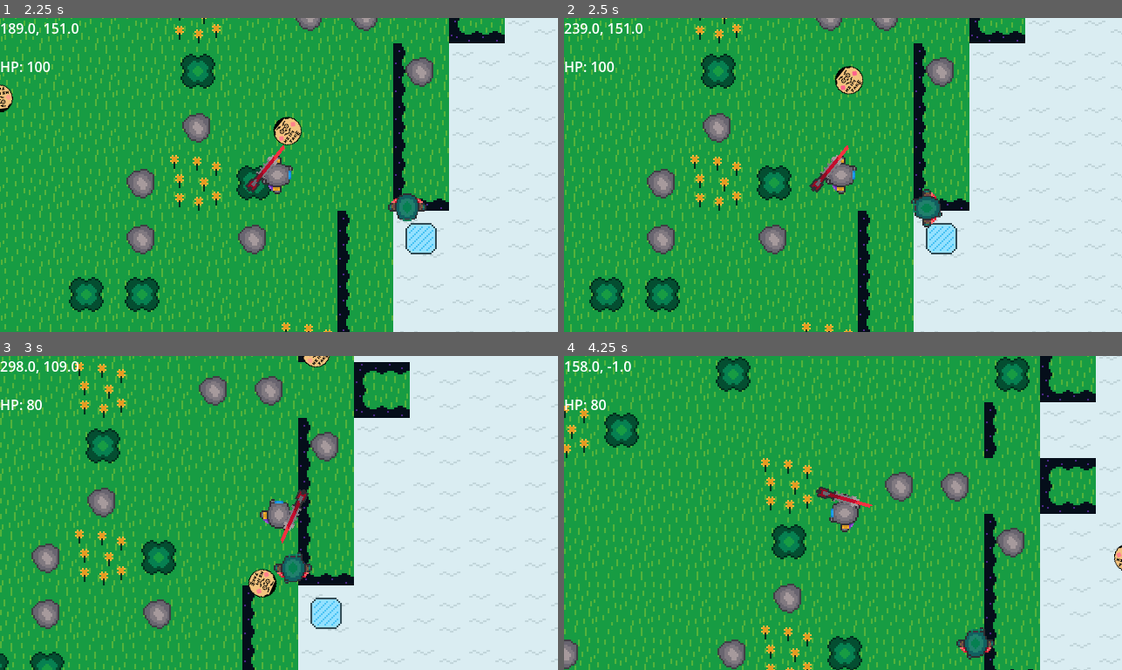
Above: before the commit, frames 1-4 (two rows, left to right).
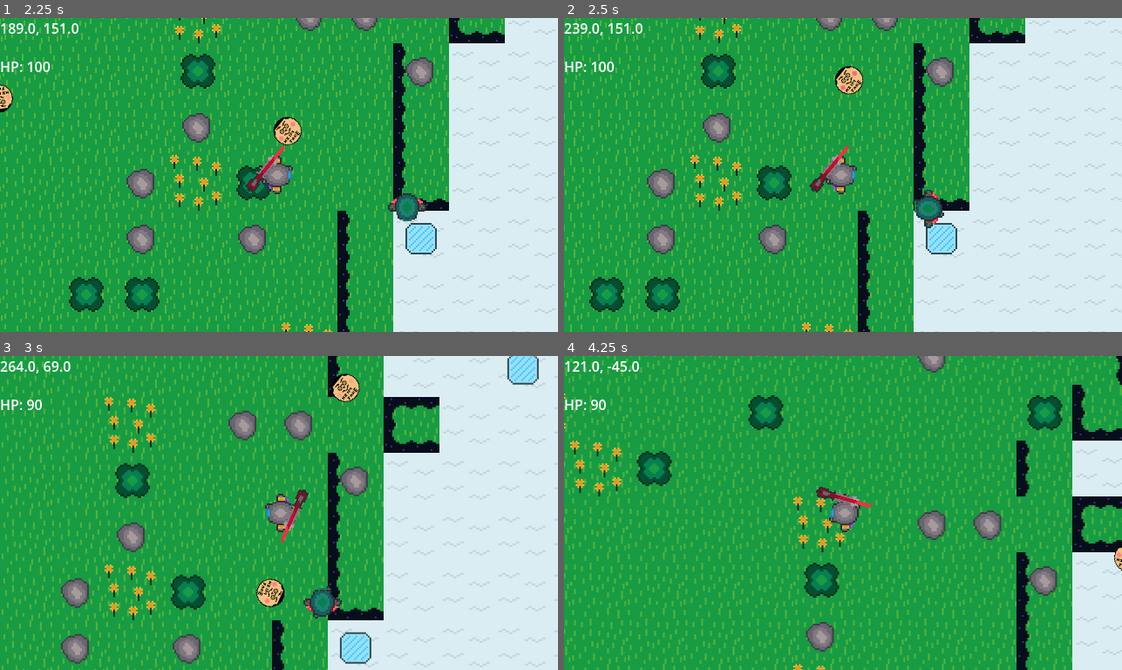
Above: after the commit, the same moments.

Repository: coder1015/real-roguelite
Game: Godot game, scene res://Scenes/Main.tscn
Two runs of this game, one before a commit and one after it. Both use one fixed random seed, a clock stepped at 60 frames per second and the inputs below.
Inputs (mouse positions are in pixels of both pictures, inside the frame that each line leads up to):
- Up to frame 1 (2.25 s): tap Enter at 0.5 s; move the mouse to (401, 159) at 0.52 s; hold D (move_right) 0.53-1.28 s; click (401, 159) at 0.6 s; move the mouse to (167, 190) at 1.27 s; hold S (move_down) 1.28-2.03 s; click (167, 190) at 1.35 s; move the mouse to (334, 105) at 2.02 s; hold D (move_right) from 2.03 s (still down); click (334, 105) at 2.1 s
- Up to frame 2 (2.5 s): keep holding D (move_right)
- Up to frame 3 (3 s): move the mouse to (251, 575) at 2.77 s; release D (move_right) at 2.78 s; hold W (move_up) from 2.78 s (still down); click (251, 575) at 2.85 s
- Up to frame 4 (4.25 s): move the mouse to (1010, 560) at 3.52 s; release W (move_up) at 3.53 s; hold A (move_left) from 3.53 s (still down); click (1010, 560) at 3.6 s

Frame 1 is identical in both runs. In frame 2, 0.3% of the frame differs, in the area x 62-69%, y 54-67%; in frame 3, 33%; in frame 4, 39%, in the area x 0-100%, y 0-100%.

Commit message:
KNOCKBACK DONE

Diff:
--- a/real-roguelike-godot-name/Scenes/enemy.tscn
+++ b/real-roguelike-godot-name/Scenes/enemy.tscn
@@ -80,6 +80,9 @@
 radius = 266.66666
 height = 733.3335
 
+[sub_resource type="CircleShape2D" id="CircleShape2D_287tu"]
+radius = 266.6667
+
 [node name="Enemy" type="CharacterBody2D" unique_id=1191545895]
 scale = Vector2(0.06, 0.06)
 collision_layer = 4
@@ -97,13 +100,13 @@
 collision_mask = 2
 
 [node name="CollisionShape2D" type="CollisionShape2D" parent="detection_area" unique_id=996963332]
-visible = false
 position = Vector2(16.666666, -33.333313)
 shape = SubResource("CircleShape2D_afpow")
 
 [node name="Hitbox" type="Area2D" parent="." unique_id=605207952]
 collision_layer = 16
 collision_mask = 2
+monitorable = false
 script = ExtResource("3_287tu")
 
 [node name="CollisionShape2D" type="CollisionShape2D" parent="Hitbox" unique_id=1116481759]
@@ -123,10 +126,13 @@
 shape = SubResource("CapsuleShape2D_1f0kj")
 
 [node name="CollisionShape2D" type="CollisionShape2D" parent="." unique_id=956478170]
-position = Vector2(16.666626, -33.333313)
+position = Vector2(-3.0517578e-05, -33.333336)
 rotation = 1.5707964
 scale = Vector2(0.99999994, 0.99999994)
-shape = SubResource("CapsuleShape2D_287tu")
+shape = SubResource("CircleShape2D_287tu")
+
+[node name="DamageCooldownTimer" type="Timer" parent="." unique_id=2036083685]
+one_shot = true
 
 [connection signal="body_entered" from="detection_area" to="." method="_on_detection_area_body_entered"]
 [connection signal="body_exited" from="detection_area" to="." method="_on_detection_area_body_exited"]
--- a/real-roguelike-godot-name/Scenes/player.tscn
+++ b/real-roguelike-godot-name/Scenes/player.tscn
@@ -73,6 +73,9 @@
 radius = 14.0
 height = 46.0
 
+[sub_resource type="CircleShape2D" id="CircleShape2D_vgqql"]
+radius = 16.0
+
 [node name="Player" type="CharacterBody2D" unique_id=627700811]
 position = Vector2(-6, 18)
 collision_layer = 2
@@ -100,8 +103,9 @@
 shape = SubResource("CapsuleShape2D_vgqql")
 
 [node name="CollisionShape2D" type="CollisionShape2D" parent="." unique_id=752460658]
+position = Vector2(0, -2)
 rotation = 1.5707964
-shape = SubResource("CapsuleShape2D_vgqql")
+shape = SubResource("CircleShape2D_vgqql")
 
 [node name="IFrameTimer" type="Timer" parent="." unique_id=173759558]
 one_shot = true
--- a/real-roguelike-godot-name/Scripts/enemy.gd
+++ b/real-roguelike-godot-name/Scripts/enemy.gd
@@ -12,17 +12,20 @@
 	motion_mode = CharacterBody2D.MOTION_MODE_FLOATING
 	$Hurtbox.hit_taken.connect(_on_hurtbox_hit_taken)
 	$Hitbox.monitoring = true
+	$Hitbox.monitorable = false
+	$DamageCooldownTimer.timeout.connect(_on_damage_cooldown_timer_timeout)
+
 
 func _physics_process(delta):
 	if player_chase:
 		var direction = (player.global_position - global_position).normalized()
 		velocity = direction * speed + knockback_velocity
 		_animate(direction)
-		check_player_overlap()
 	else:
 		velocity = knockback_velocity
 	move_and_slide()
 	knockback_velocity = knockback_velocity.lerp(Vector2.ZERO, 10 * delta)
+	check_player_overlap()
 
 func take_damage(damage: int, knockback: Vector2) -> void:
 	health -= damage
@@ -44,22 +47,19 @@
 func _on_hurtbox_hit_taken(damage: int, knockback: Vector2) -> void:
 	take_damage(damage, knockback)
 
-func _on_hitbox_area_entered(area: Area2D) -> void:
-	if area.is_in_group("hurtbox"):
-		var direction = (area.global_position - global_position).normalized()
-		var knockback = direction * 600
-		area.get_parent().take_damage(10, knockback)
-
 func check_player_overlap():
 	if damage_cooldown or player == null:
 		return
 	var distance = global_position.distance_to(player.global_position)
-	if distance < 40:  # tweak this number to match your hitbox size
+	print("HIT - distance: ", distance, " cooldown: ", damage_cooldown)
+	if distance < 40:
 		var direction = (player.global_position - global_position).normalized()
 		player.take_damage(10, direction * 600)
 		damage_cooldown = true
-		await get_tree().create_timer(0.5).timeout
-		damage_cooldown = false
+		$DamageCooldownTimer.start(0.8)
+
+func _on_damage_cooldown_timer_timeout() -> void:
+	damage_cooldown = false
 
 func _animate(direction):
 	$AnimatedSprite2D.play()
--- a/real-roguelike-godot-name/Scripts/hurtbox.gd
+++ b/real-roguelike-godot-name/Scripts/hurtbox.gd
@@ -8,6 +8,5 @@
 	area_entered.connect(_on_area_entered)
 
 func _on_area_entered(area: Area2D) -> void:
-	print("hurtbox detected: ", area.name)
 	if area.is_in_group("hitbox"):
 		emit_signal("hit_taken", area.damage, area.knockback_direction)
--- a/real-roguelike-godot-name/Scripts/player.gd
+++ b/real-roguelike-godot-name/Scripts/player.gd
@@ -46,6 +46,7 @@
 func take_damage(damage: int, knockback: Vector2) -> void:
 	if invincible:
 		return
+	print("take_damage called with: ", damage)
 	hp -= damage
 	knockback_velocity = knockback
 	invincible = true
